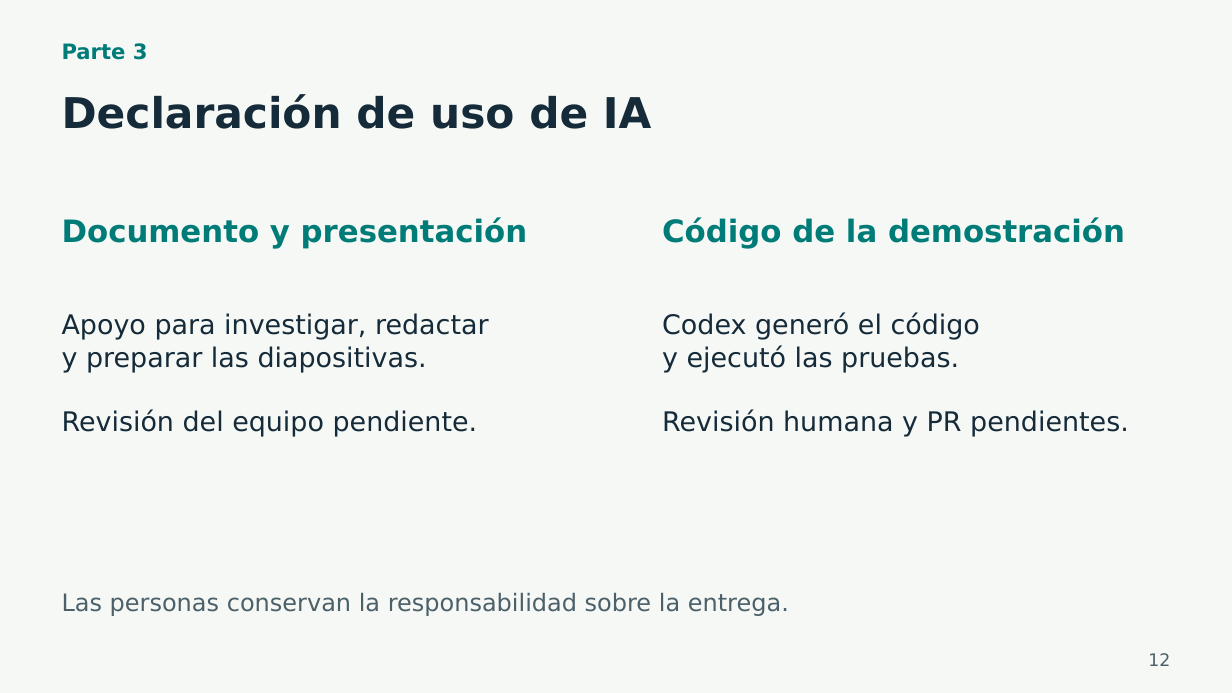
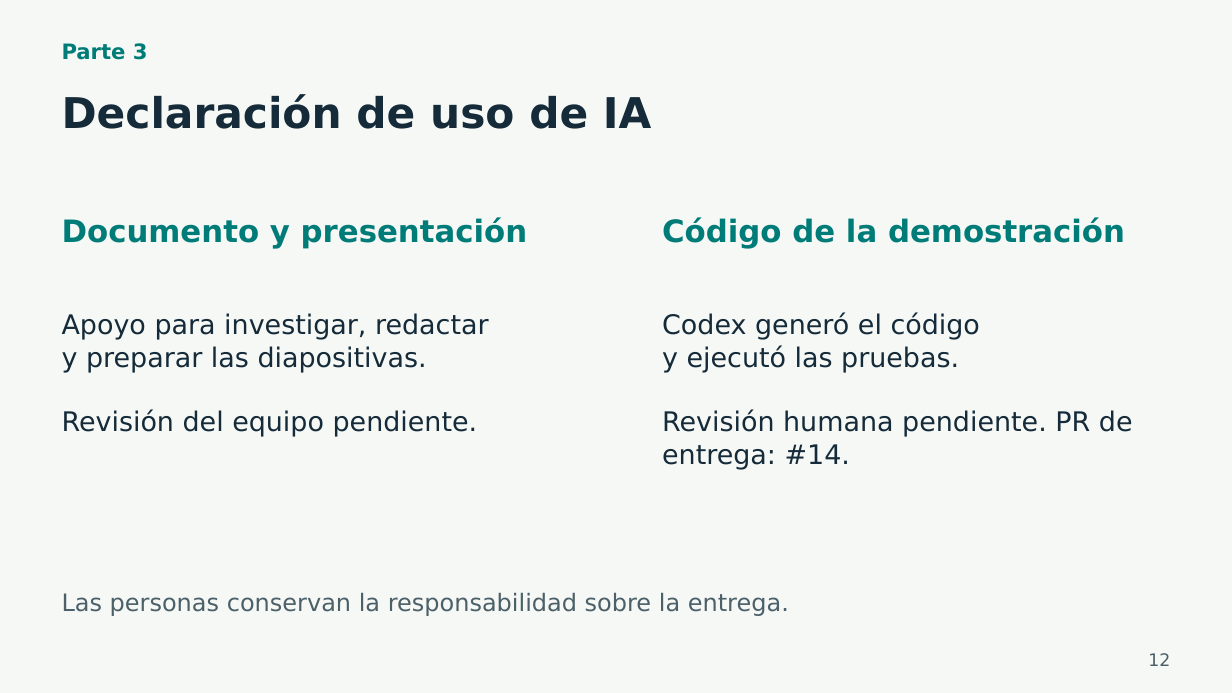
Before and after one commit to IF-6100-2026/portal-academico-documentacion, a slide deck: slide 12 of docs/investigacion/portal-academico/presentacion.pptx. Drawn at 1232x693 pixels with LibreOffice and Linux fonts; fonts in the diff are those of the drawing. Boxes give left, top, right and bottom in pixels: in the first picture for what was removed or moved away, otherwise in the second. Text is boxed around its words. In the diff, an @@ line names an element or a change of style, - is before the commit and + after.

```diff
--- a/docs/investigacion/portal-academico/presentacion.pptx
+++ b/docs/investigacion/portal-academico/presentacion.pptx
@@ text at (662,410,1133,469): text changed @@
-Revisión humana y PR pendientes.
+Revisión humana pendiente. PR de entrega: #14.
```
Also in this commit, not shown: 7 other slides changed.
